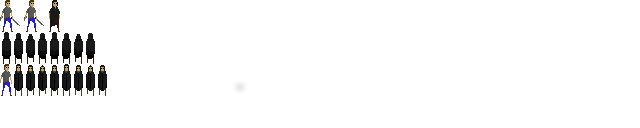
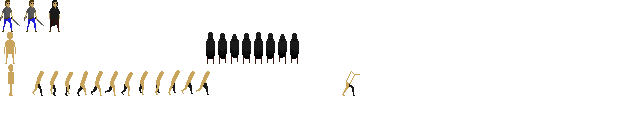
Layers edited between the first and the second 640×128 image:
renamed "cloack" to "cloak", painted on it over (2, 32, 299, 96)
painted on "walking around" over (0, 32, 360, 96)
